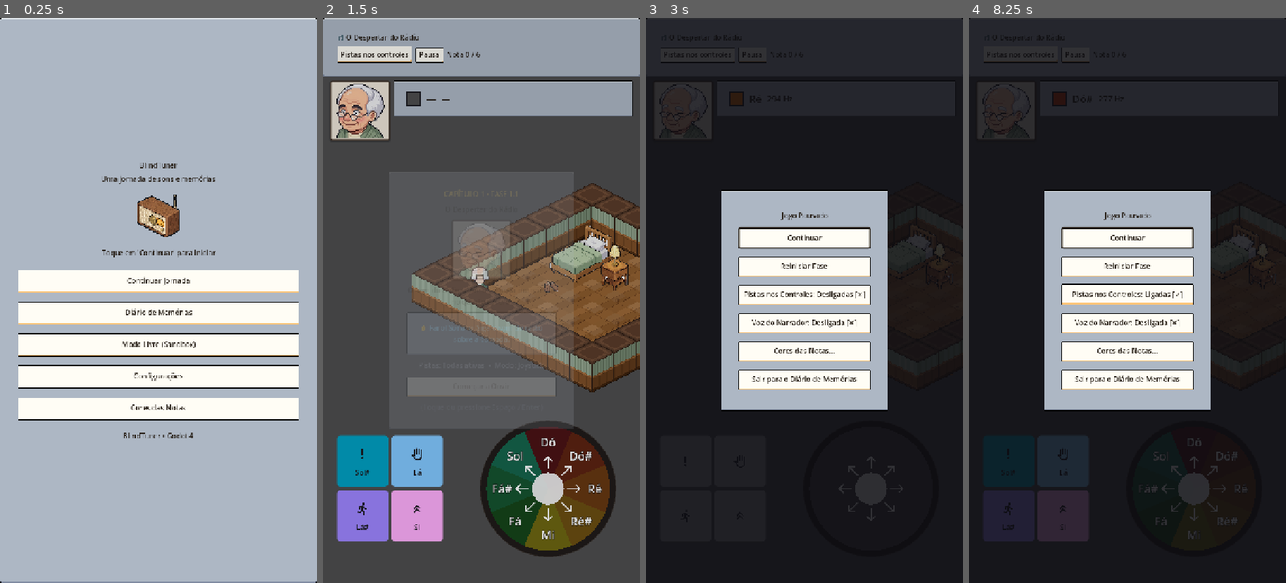
Above: before the commit, frames 1-4 (left to right).
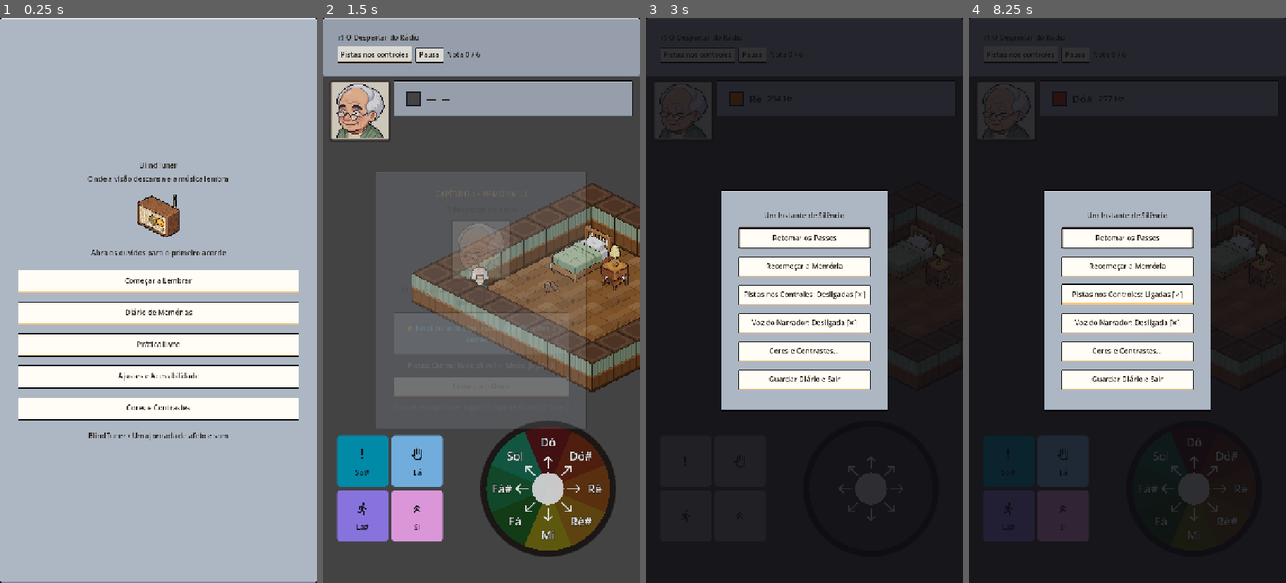
Above: after the commit, the same moments.

Repository: JDaniloC/BlindTuner
Game: Godot game, scene res://scenes/MainMenu.tscn
Two runs of this game, one before a commit and one after it. Both use one fixed random seed, a clock stepped at 60 frames per second and the inputs below.
Inputs (mouse positions are in pixels of both pictures, inside the frame that each line leads up to):
- Up to frame 1 (0.25 s): no input
- Up to frame 2 (1.5 s): click "Continuar Jornada" (after the commit: "Começar a Lembrar") at 0.5 s; click "Começar a Ouvir" at 1.25 s
- Up to frame 3 (3 s): click "Pistas nos controles" at 2 s; click "Pausa" at 2.75 s
- Up to frame 4 (8.25 s): click "Continuar" (after the commit: "Retomar os Passos") at 3.5 s; click (1007, 458) at 4.27 s; click (1064, 458) at 5.02 s; click (1007, 515) at 5.77 s; click (1064, 515) at 6.52 s; click "Pistas nos controles" at 7.25 s; click "Pausa" at 8 s

The runs differ from the first frame. In frame 1, 1.2% of the frame differs, in the area x 27-72%, y 27-75%; in frame 2, 1.4%, in the area x 16-84%, y 27-73%; in frame 3, 0.7%; in frame 4, 0.7%.

Commit message:
feat(copy): revise game microcopy with poetic elderly tone and accessibility labels

Diff:
--- a/godot/scripts/MainMenu.gd
+++ b/godot/scripts/MainMenu.gd
@@ -44,7 +44,7 @@
 	header_box.add_child(title)
 
 	var subtitle := Label.new()
-	subtitle.text = "Uma jornada de sons e memórias"
+	subtitle.text = "Onde a visão descansa e a música lembra"
 	subtitle.horizontal_alignment = HORIZONTAL_ALIGNMENT_CENTER
 	header_box.add_child(subtitle)
 
@@ -62,7 +62,6 @@
 	# --- Contador de Estrelas ---
 	_stars_label = Label.new()
 	_stars_label.horizontal_alignment = HORIZONTAL_ALIGNMENT_CENTER
-	_update_stars_display()
 	col.add_child(_stars_label)
 
 	# --- Lista de Botões ---
@@ -72,46 +71,67 @@
 
 	_play_btn = Button.new()
 	_play_btn.custom_minimum_size = Vector2(260, 56)
-	_play_btn.text = "Continuar Jornada"
+	_play_btn.text = "Começar a Lembrar"
 	_play_btn.pressed.connect(_on_play_pressed)
+	_play_btn.focus_entered.connect(func():
+		var total: int = SaveManager.get_total_stars()
+		var action_text := "Retomar o caminho da memória atual" if total > 0 else "Começar a lembrar. Inicia a primeira memória"
+		AccessibleAnnouncer.announce("focus", "%s. Botão 1 de 5." % action_text)
+	)
 	btn_box.add_child(_play_btn)
 
 	_select_btn = Button.new()
 	_select_btn.custom_minimum_size = Vector2(260, 56)
 	_select_btn.text = "Diário de Memórias"
 	_select_btn.pressed.connect(_on_select_pressed)
+	_select_btn.focus_entered.connect(func():
+		AccessibleAnnouncer.announce("focus", "Diário de Memórias. Folheie os capítulos e memórias gravadas. Botão 2 de 5.")
+	)
 	btn_box.add_child(_select_btn)
 
 	var sandbox_btn := Button.new()
 	sandbox_btn.custom_minimum_size = Vector2(260, 56)
-	sandbox_btn.text = "Modo Livre (Sandbox)"
+	sandbox_btn.text = "Prática Livre"
 	sandbox_btn.pressed.connect(func(): SceneManager.start_sandbox())
+	sandbox_btn.focus_entered.connect(func():
+		AccessibleAnnouncer.announce("focus", "Prática Livre. Dedilhe notas e explore passos sem objetivos ou tempo. Botão 3 de 5.")
+	)
 	btn_box.add_child(sandbox_btn)
 
 	_settings_btn = Button.new()
 	_settings_btn.custom_minimum_size = Vector2(260, 56)
-	_settings_btn.text = "Configurações"
+	_settings_btn.text = "Ajustes e Acessibilidade"
 	_settings_btn.pressed.connect(_on_settings_pressed)
+	_settings_btn.focus_entered.connect(func():
+		AccessibleAnnouncer.announce("focus", "Ajustes e Acessibilidade. Configure volume, voz do narrador e contraste. Botão 4 de 5.")
+	)
 	btn_box.add_child(_settings_btn)
 
 	_colors_btn = Button.new()
 	_colors_btn.custom_minimum_size = Vector2(260, 56)
-	_colors_btn.text = "Cores das Notas"
+	_colors_btn.text = "Cores e Contrastes"
 	_colors_btn.pressed.connect(_on_colors_pressed)
+	_colors_btn.focus_entered.connect(func():
+		AccessibleAnnouncer.announce("focus", "Cores e Contrastes. Personalize a paleta visual das doze notas. Botão 5 de 5.")
+	)
 	btn_box.add_child(_colors_btn)
 
 	# --- Rodapé ---
 	var footer := Label.new()
-	footer.text = "BlindTuner • Godot 4"
+	footer.text = "BlindTuner • Uma jornada de afeto e som"
 	footer.horizontal_alignment = HORIZONTAL_ALIGNMENT_CENTER
 	col.add_child(footer)
+
+	_update_stars_display()
 
 func _update_stars_display() -> void:
 	var total: int = SaveManager.get_total_stars()
 	if total > 0:
-		_stars_label.text = "⭐ %d Estrelas Conquistadas" % total
+		_stars_label.text = "✨ %d lembranças afinadas no diário" % total
+		_play_btn.text = "Retomar o Caminho"
 	else:
-		_stars_label.text = "Toque em 'Continuar' para iniciar"
+		_stars_label.text = "Abra os ouvidos para o primeiro acorde"
+		_play_btn.text = "Começar a Lembrar"
 
 func _on_play_pressed() -> void:
 	# Encontra o último nível desbloqueado
--- a/godot/scripts/PauseModal.gd
+++ b/godot/scripts/PauseModal.gd
@@ -51,27 +51,27 @@
 	margin.add_child(col)
 
 	var title := Label.new()
-	title.text = "Jogo Pausado"
+	title.text = "Um Instante de Silêncio"
 	title.horizontal_alignment = HORIZONTAL_ALIGNMENT_CENTER
 	col.add_child(title)
 
 	# 1. Continuar
 	_resume_btn = Button.new()
 	_resume_btn.custom_minimum_size = Vector2(0, 50)
-	_resume_btn.text = "Continuar"
+	_resume_btn.text = "Retomar os Passos"
 	_resume_btn.pressed.connect(_on_resume_pressed)
 	_resume_btn.focus_entered.connect(func():
-		AccessibleAnnouncer.announce("focus", "Continuar. Botão 1 de 6.")
+		AccessibleAnnouncer.announce("focus", "Retomar os passos. Volta à melodia e à caminhada. Botão 1 de 6.")
 	)
 	col.add_child(_resume_btn)
 
 	# 2. Reiniciar
 	_restart_btn = Button.new()
 	_restart_btn.custom_minimum_size = Vector2(0, 50)
-	_restart_btn.text = "Reiniciar Fase"
+	_restart_btn.text = "Recomeçar a Memória"
 	_restart_btn.pressed.connect(_on_restart_pressed)
 	_restart_btn.focus_entered.connect(func():
-		AccessibleAnnouncer.announce("focus", "Reiniciar Fase. Pede confirmação. Botão 2 de 6.")
+		AccessibleAnnouncer.announce("focus", "Recomeçar a memória do primeiro passo. Pede confirmação. Botão 2 de 6.")
 	)
 	col.add_child(_restart_btn)
 
@@ -104,20 +104,20 @@
 	# 5. Cores das Notas
 	_colors_btn = Button.new()
 	_colors_btn.custom_minimum_size = Vector2(0, 50)
-	_colors_btn.text = "Cores das Notas..."
+	_colors_btn.text = "Cores e Contrastes..."
 	_colors_btn.pressed.connect(_on_colors_pressed)
 	_colors_btn.focus_entered.connect(func():
-		AccessibleAnnouncer.announce("focus", "Cores das Notas. Abre tela de personalização. Botão 5 de 6.")
+		AccessibleAnnouncer.announce("focus", "Cores e Contrastes. Abre tela de personalização da paleta. Botão 5 de 6.")
 	)
 	col.add_child(_colors_btn)
 
 	# 6. Diário de Memórias
 	_menu_btn = Button.new()
 	_menu_btn.custom_minimum_size = Vector2(0, 50)
-	_menu_btn.text = "Sair para o Diário de Memórias"
+	_menu_btn.text = "Guardar Diário e Sair"
 	_menu_btn.pressed.connect(_on_menu_pressed)
 	_menu_btn.focus_entered.connect(func():
-		AccessibleAnnouncer.announce("focus", "Sair para o Diário de Memórias. O progresso desta tentativa será perdido. Botão 6 de 6.")
+		AccessibleAnnouncer.announce("focus", "Guardar Diário e Sair. O progresso desta tentativa será desfeito. Botão 6 de 6.")
 	)
 	col.add_child(_menu_btn)
 
@@ -142,14 +142,13 @@
 	_colors_btn.focus_neighbor_bottom = _menu_btn.get_path()
 
 	_menu_btn.focus_neighbor_top = _colors_btn.get_path()
-	_menu_btn.focus_neighbor_top = _colors_btn.get_path()
 	_menu_btn.focus_neighbor_bottom = _resume_btn.get_path()
 
 func _focus_initial() -> void:
 	_previous_focus = get_viewport().gui_get_focus_owner()
 	if _resume_btn != null and is_instance_valid(_resume_btn):
 		_resume_btn.grab_focus()
-	AccessibleAnnouncer.announce("pause", "Jogo Pausado. Foco em Continuar.")
+	AccessibleAnnouncer.announce("pause", "Um instante de silêncio. Jogo pausado. Foco em Retomar os Passos.")
 
 func _update_cues_toggle_text() -> void:
 	var on := _cues_toggle.button_pressed
@@ -197,26 +196,30 @@
 
 func _on_restart_pressed() -> void:
 	_show_confirmation(
-		"Deseja realmente reiniciar a fase atual?",
+		"Deseja recomeçar esta lembrança do primeiro passo?",
 		func():
 			_restore_previous_focus()
-			restart_requested.emit()
+			restart_requested.emit(),
+		"Continuar Ouvindo",
+		"Recomeçar"
 	)
 
 func _on_menu_pressed() -> void:
 	_show_confirmation(
-		"Deseja sair para o Diário de Memórias? O progresso não salvo será perdido.",
+		"Deseja fechar esta página por enquanto? Os passos desta tentativa serão desfeitos.",
 		func():
 			_restore_previous_focus()
-			level_select_requested.emit()
-	)
-
-func _show_confirmation(message: String, on_confirm: Callable) -> void:
+			level_select_requested.emit(),
+		"Ficar na Memória",
+		"Fechar Página"
+	)
+
+func _show_confirmation(message: String, on_confirm: Callable, cancel_text: String = "Cancelar", confirm_text: String = "Confirmar") -> void:
 	if _confirm_dialog != null and is_instance_valid(_confirm_dialog):
 		_close_confirm_dialog()
 
 	_confirm_dialog = PanelContainer.new()
-	_confirm_dialog.custom_minimum_size = Vector2(340, 180)
+	_confirm_dialog.custom_minimum_size = Vector2(360, 180)
 	add_child(_confirm_dialog)
 	_confirm_dialog.set_anchors_preset(Control.PRESET_CENTER)
 
@@ -241,14 +244,14 @@
 	vbox.add_child(hbox)
 
 	var cancel_btn := Button.new()
-	cancel_btn.custom_minimum_size = Vector2(120, 44)
-	cancel_btn.text = "Cancelar"
+	cancel_btn.custom_minimum_size = Vector2(130, 44)
+	cancel_btn.text = cancel_text
 	cancel_btn.pressed.connect(_close_confirm_dialog)
 	hbox.add_child(cancel_btn)
 
 	var confirm_btn := Button.new()
-	confirm_btn.custom_minimum_size = Vector2(120, 44)
-	confirm_btn.text = "Confirmar"
+	confirm_btn.custom_minimum_size = Vector2(130, 44)
+	confirm_btn.text = confirm_text
 	confirm_btn.pressed.connect(func():
 		_close_confirm_dialog()
 		on_confirm.call()
@@ -260,7 +263,7 @@
 
 	# Foco padrão no Cancelar por segurança
 	cancel_btn.call_deferred("grab_focus")
-	AccessibleAnnouncer.announce("focus", "%s Foco em Cancelar." % message)
+	AccessibleAnnouncer.announce("focus", "%s Foco em %s." % [message, cancel_text])
 
 func _close_confirm_dialog() -> void:
 	if _confirm_dialog != null and is_instance_valid(_confirm_dialog):
--- a/godot/scripts/StoryIntroModal.gd
+++ b/godot/scripts/StoryIntroModal.gd
@@ -107,7 +107,7 @@
 
 	# Dica de tecla rápida
 	var hint_lbl := Label.new()
-	hint_lbl.text = "(Toque ou pressione Espaço / Enter)"
+	hint_lbl.text = "(Toque em qualquer lugar ou aperte Espaço / Enter)"
 	hint_lbl.horizontal_alignment = HORIZONTAL_ALIGNMENT_CENTER
 	hint_lbl.add_theme_color_override("font_color", Color(0.5, 0.5, 0.55))
 	col.add_child(hint_lbl)
@@ -124,7 +124,7 @@
 func _apply_data(data: Resource) -> void:
 	var ch: int = int(data.get("chapter"))
 	var num: int = int(data.get("level_number"))
-	_chapter_tag_lbl.text = "CAPÍTULO %d • FASE %d.%d" % [ch, ch, num]
+	_chapter_tag_lbl.text = "CAPÍTULO %d • MEMÓRIA %d.%d" % [ch, ch, num]
 	_title_lbl.text = str(data.get("title"))
 	_story_lbl.text = str(data.get("story_intro"))
 
@@ -134,11 +134,11 @@
 	_beacon_lbl.text = "👂 Farol Sonoro: %s" % hint
 
 	var cue_lvl: int = int(data.get("default_cue_level"))
-	var cue_desc := "Pistas: Todas ativas"
+	var cue_desc := "Pistas: Claras (Tudo ativo)"
 	match cue_lvl:
-		1: cue_desc = "Pistas: Nomes ocultos (Freq + Cor)"
-		2: cue_desc = "Pistas: Somente Cor"
-		3: cue_desc = "Pistas: Somente Audição"
+		1: cue_desc = "Pistas: Lembrança Fluida (Sem nomes)"
+		2: cue_desc = "Pistas: Memória Cromática (Somente cor)"
+		3: cue_desc = "Pistas: Escuta Plena (Só som)"
 
 	var mode_val: int = int(data.get("default_input_mode"))
 	var mode_desc := "Modo: Joystick"
@@ -147,6 +147,11 @@
 		2: mode_desc = "Modo: Scroll de Afinação"
 
 	_config_lbl.text = "%s  •  %s" % [cue_desc, mode_desc]
+
+	var speech_text := "Memória %d.%d: %s. %s. %s. Toque na tela ou pressione Espaço para começar a ouvir." % [
+		ch, num, _title_lbl.text, _story_lbl.text, _beacon_lbl.text
+	]
+	AccessibleAnnouncer.announce("focus", speech_text)
 
 func _unhandled_input(event: InputEvent) -> void:
 	if _is_closing:
--- a/godot/scripts/VictoryModal.gd
+++ b/godot/scripts/VictoryModal.gd
@@ -82,8 +82,11 @@
 	# Botões
 	_next_btn = Button.new()
 	_next_btn.custom_minimum_size = Vector2(0, 48)
-	_next_btn.text = "Próxima Memória"
+	_next_btn.text = "Seguir para a Próxima Lembrança"
 	_next_btn.pressed.connect(func(): next_level_requested.emit())
+	_next_btn.focus_entered.connect(func():
+		AccessibleAnnouncer.announce("focus", "Seguir para a próxima lembrança. Botão principal.")
+	)
 	col.add_child(_next_btn)
 
 	var row := HBoxContainer.new()
@@ -93,23 +96,32 @@
 	_retry_btn = Button.new()
 	_retry_btn.size_flags_horizontal = Control.SIZE_EXPAND_FILL
 	_retry_btn.custom_minimum_size = Vector2(0, 44)
-	_retry_btn.text = "Repetir"
+	_retry_btn.text = "Tocar Outra Vez"
 	_retry_btn.pressed.connect(func(): restart_requested.emit())
+	_retry_btn.focus_entered.connect(func():
+		AccessibleAnnouncer.announce("focus", "Tocar outra vez. Repete esta memória do primeiro passo.")
+	)
 	row.add_child(_retry_btn)
 
 	_menu_btn = Button.new()
 	_menu_btn.size_flags_horizontal = Control.SIZE_EXPAND_FILL
 	_menu_btn.custom_minimum_size = Vector2(0, 44)
-	_menu_btn.text = "Diário"
+	_menu_btn.text = "Folhear Diário"
 	_menu_btn.pressed.connect(func(): level_select_requested.emit())
+	_menu_btn.focus_entered.connect(func():
+		AccessibleAnnouncer.announce("focus", "Folhear Diário. Retorna à lista de memórias e capítulos.")
+	)
 	row.add_child(_menu_btn)
 
 func display_result(level_data, summary: Dictionary) -> void:
+	var stars: int = int(summary.get("stars", 1))
 	if level_data != null:
-		_title_lbl.text = "%s Concluído!" % level_data.title
+		if stars == 3:
+			_title_lbl.text = "%s Afinada com Afeto" % level_data.title
+		else:
+			_title_lbl.text = "%s Guardada no Coração" % level_data.title
 		_story_lbl.text = "\"%s\"" % level_data.story_outro
 
-	var stars: int = int(summary.get("stars", 1))
 	var stars_text := ""
 	for i in range(3):
 		stars_text += "★" if i < stars else "☆"
@@ -118,9 +130,24 @@
 	var hits: int = int(summary.get("first_try_hits", 0))
 	var trips: int = int(summary.get("trips", 0))
 	var elapsed: float = float(summary.get("elapsed_sec", 0.0))
-	_stats_lbl.text = "Acertos de 1ª: %d\nTropeços: %d  •  Tempo: %.1fs" % [hits, trips, elapsed]
+	var trips_desc: String = "Passos firmes e seguros" if trips == 0 else ("%d tropeço(s)" % trips)
+	_stats_lbl.text = "Afinação de 1ª: %d acerto(s)\nPassos: %s  •  Tempo: %.1fs" % [hits, trips_desc, elapsed]
 
 	var has_next: bool = bool(summary.get("has_next_level", false))
 	_next_btn.visible = has_next
 	if _portrait != null and _portrait.has_method("on_victory"):
 		_portrait.on_victory()
+
+	var stars_narrative: String
+	match stars:
+		3: stars_narrative = "3 de 3 estrelas: Memória Resgatada, Ouvido Fino e Passo Firme."
+		2: stars_narrative = "2 de 3 estrelas: Memória Resgatada e Ouvido Fino."
+		1: stars_narrative = "1 de 3 estrelas: Memória Resgatada."
+		_: stars_narrative = "Memória concluída."
+
+	var intro_speech := "%s. %s %s" % [_title_lbl.text, stars_narrative, _story_lbl.text]
+	AccessibleAnnouncer.announce("confirm", intro_speech)
+	if has_next:
+		_next_btn.call_deferred("grab_focus")
+	else:
+		_retry_btn.call_deferred("grab_focus")
